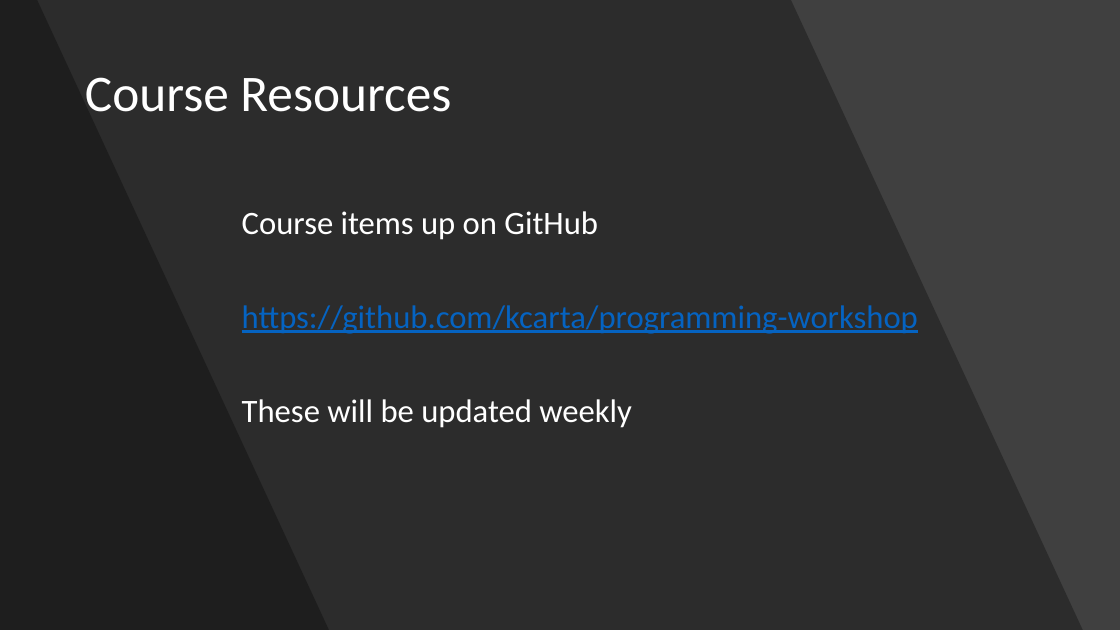
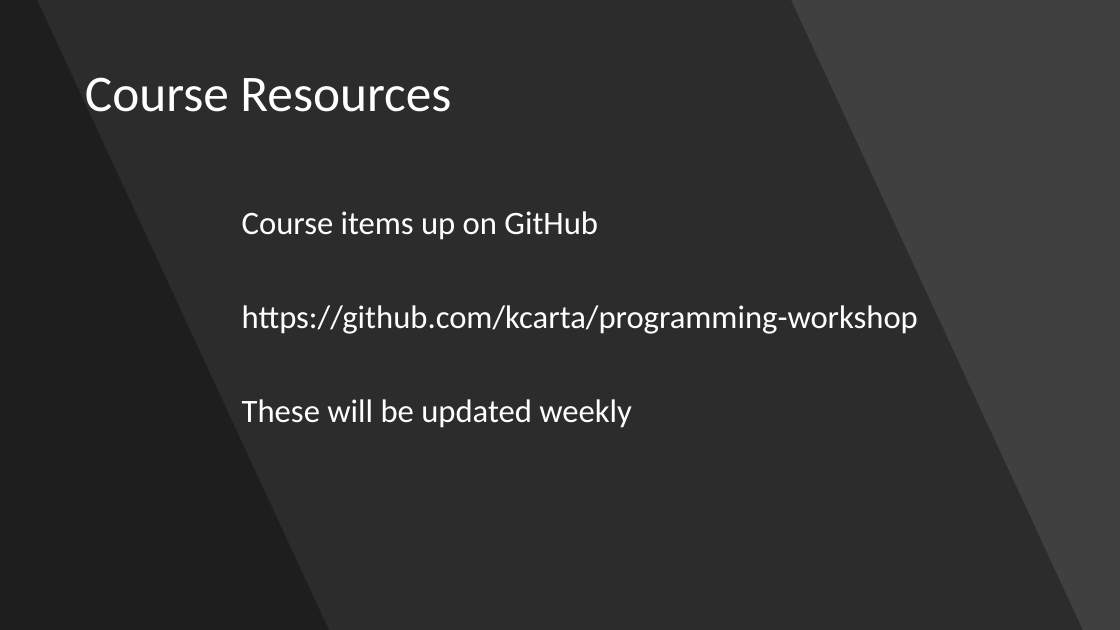
Before and after one commit to kcarta/programming-workshop, a slide deck: slide 4 of Presentations/2. Windows.pptx. Drawn at 1120x630 pixels with LibreOffice and Linux fonts; fonts in the diff are those of the drawing. Boxes give left, top, right and bottom in pixels: in the first picture for what was removed or moved away, otherwise in the second. Text is boxed around its words. In the diff, an @@ line names an element or a change of style, - is before the commit and + after.

```diff
--- a/Presentations/2. Windows.pptx
+++ b/Presentations/2. Windows.pptx
@@ text at [242,305,918,334]: text colour #0563C1 to #FFFFFF, underline off in "https://github.com/kcarta/programming-workshop" @@
```
Also in this commit, not shown: 1 other file.
